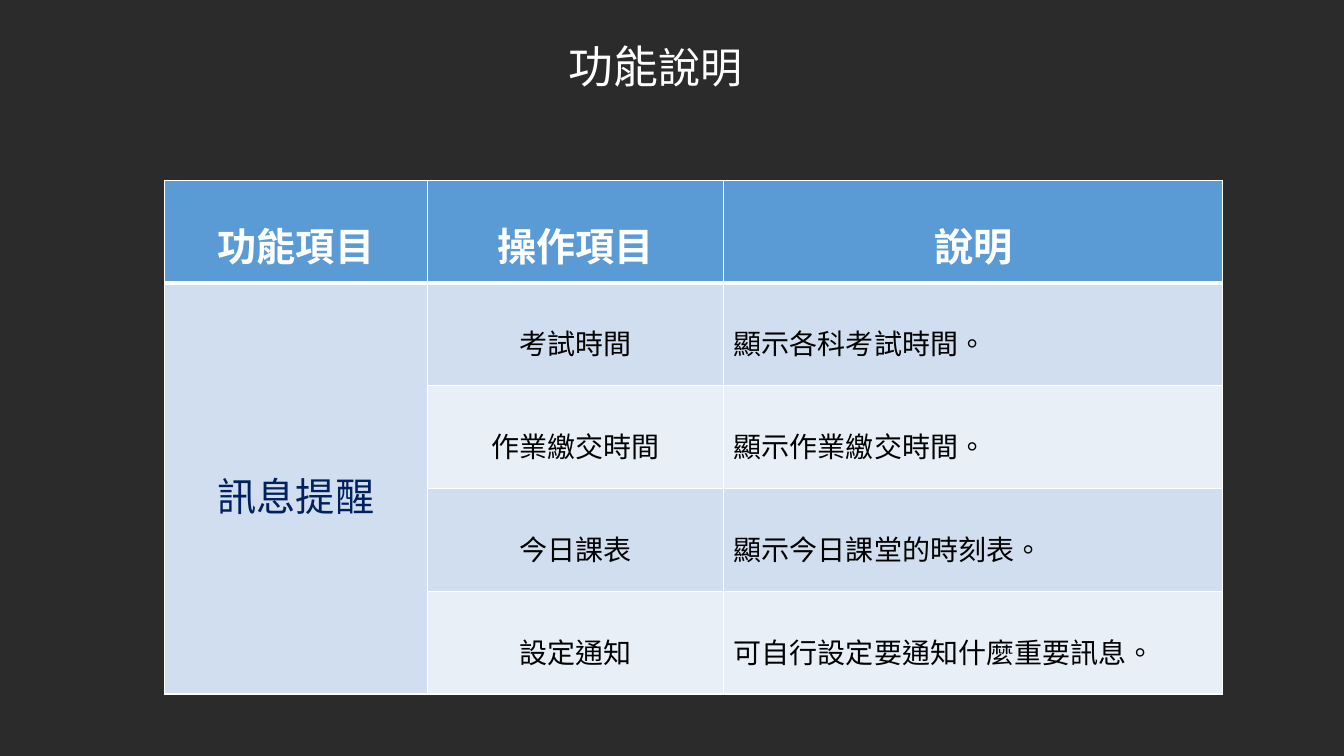
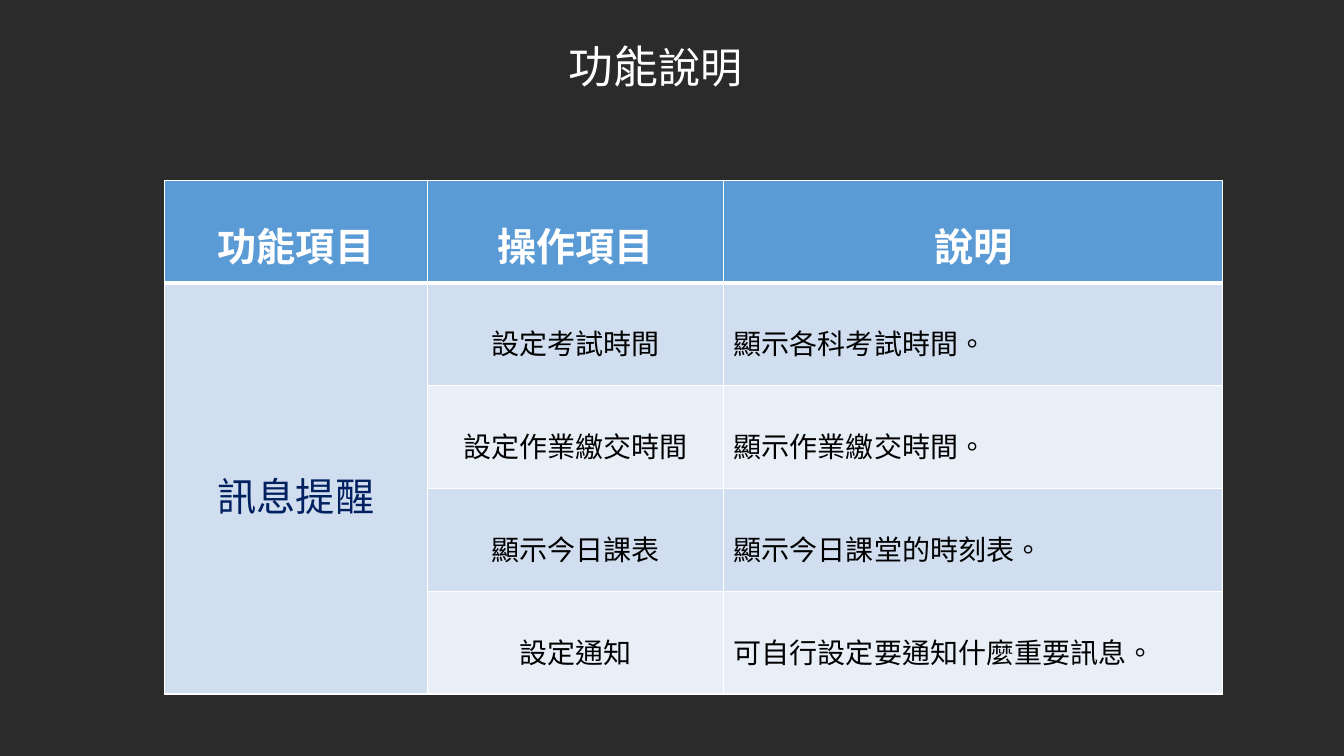
Before and after one commit to JammyTW/107_SE_Team-5, a slide deck: slide 11 of 軟體工程Team5報告 .pptx. Drawn at 1344x756 pixels with LibreOffice and Linux fonts; fonts in the diff are those of the drawing; background and template pictures are left out; a plain dark background stands for a picture behind light text. Boxes give left, top, right and bottom in pixels: in the first picture for what was removed or moved away, otherwise in the second. Text is boxed around its words. In the diff, an @@ line names an element or a change of style, - is before the commit and + after.

```diff
--- a/軟體工程Team5報告 .pptx
+++ b/軟體工程Team5報告 .pptx
@@ table at (x1=164, y1=180, x2=1223, y2=695) @@
-row 2, column 2: 考試時間
+row 2, column 2: 設定考試時間
-row 3, column 2: 作業繳交時間
+row 3, column 2: 設定作業繳交時間
-row 4, column 2: 今日課表
+row 4, column 2: 顯示今日課表
```
Also in this commit, not shown: 8 other slides changed, 6 slides added, 1 other file.
